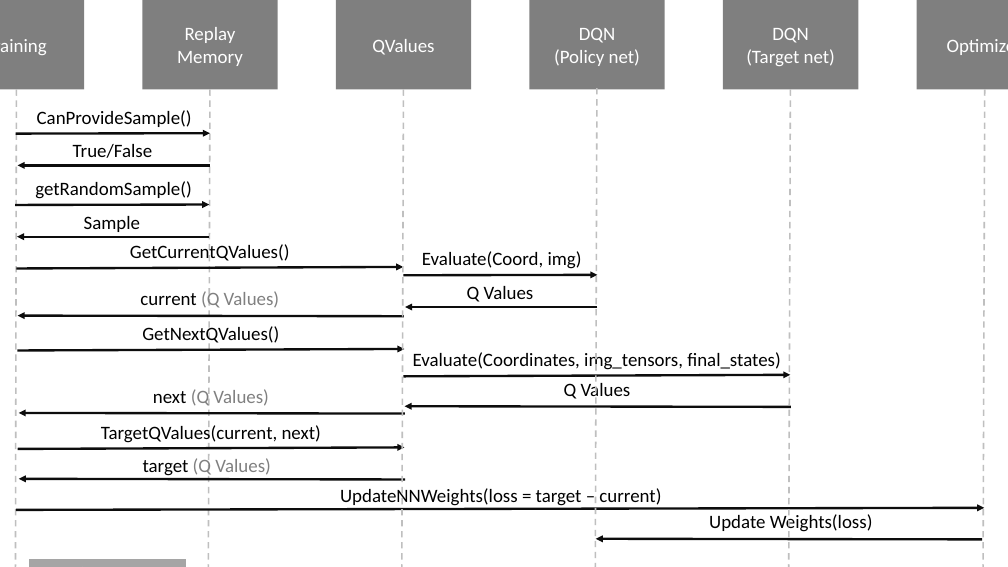
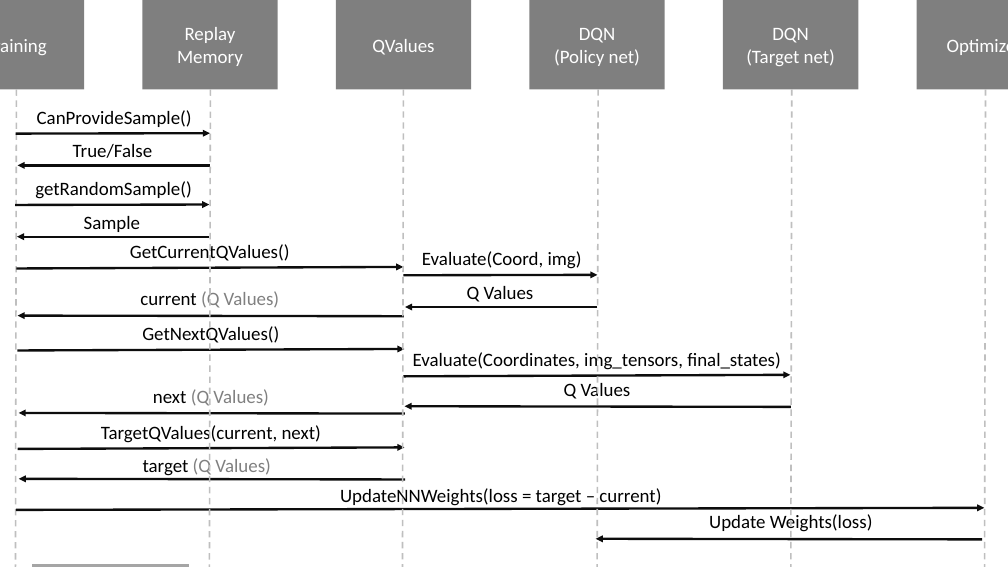
Before and after one commit to pabloiglesia/tfm, a slide deck: slide 3 of Images/graphics/Reinforcement Learning Explanation.pptx. Drawn at 1008x567 pixels with LibreOffice and Linux fonts; fonts in the diff are those of the drawing. Boxes give left, top, right and bottom in pixels: in the first picture for what was removed or moved away, otherwise in the second. Text is boxed around its words. In the diff, an @@ line names an element or a change of style, - is before the commit and + after.

```diff
--- a/Images/graphics/Reinforcement Learning Explanation.pptx
+++ b/Images/graphics/Reinforcement Learning Explanation.pptx
@@ 4 lines: place and size @@
-4 lines at [208,88,985,567]
+4 lines at [209,89,986,567]
@@ rectangle "After N steps": place and size @@
-rectangle "After N steps" at [29,559,187,567]
+rectangle "After N steps" at [32,563,190,567]
```
Also in this commit, not shown: 27 other files.
